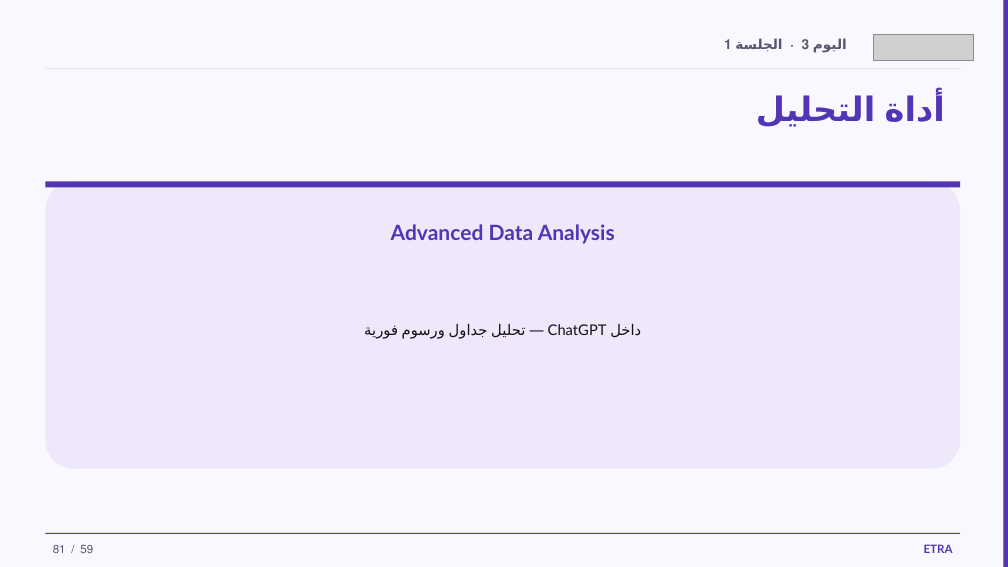
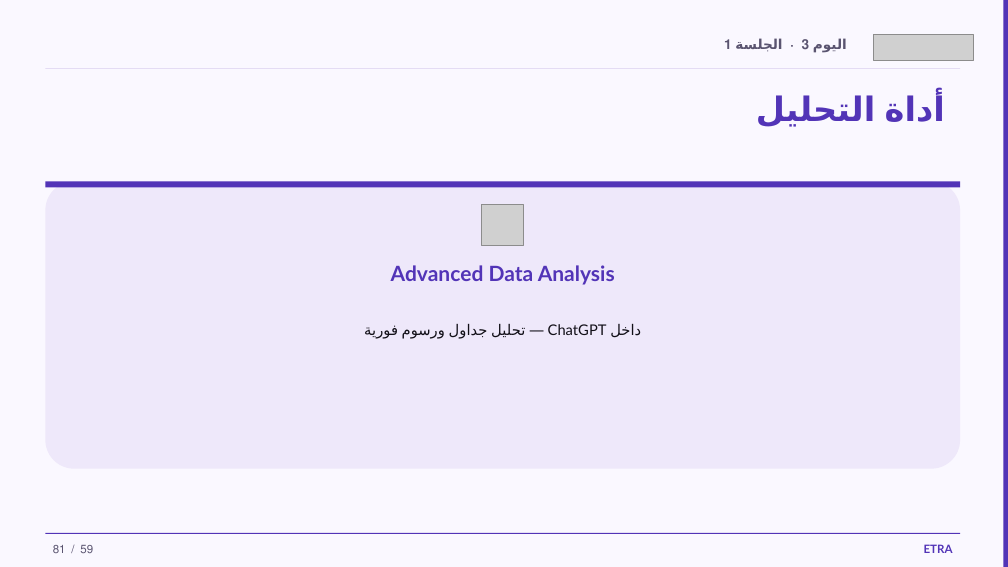
Before and after one commit to iksasa15/AI-ML, a slide deck: slide 59 of web-presentation/pdf-exports/ETRA-AI-Tools-Workshop-3Days-AR.pptx. Drawn at 1008x567 pixels with LibreOffice and Linux fonts; fonts in the diff are those of the drawing; grey boxes stand for pictures. Boxes give left, top, right and bottom in pixels: in the first picture for what was removed or moved away, otherwise in the second. Text is boxed around its words. In the diff, an @@ line names an element or a change of style, - is before the commit and + after.

Commit message:
feat: update workshop assets by replacing outdated icons, enhancing photo fetching script for improved logo sourcing, and refining tool icon mapping for better accuracy in presentations

```diff
--- a/web-presentation/pdf-exports/ETRA-AI-Tools-Workshop-3Days-AR.pptx
+++ b/web-presentation/pdf-exports/ETRA-AI-Tools-Workshop-3Days-AR.pptx
@@ picture added at bbox=[482, 204, 523, 246] @@
@@ text "Advanced Data Analysis": place and size @@
-text "Advanced Data Analysis" at bbox=[391, 224, 615, 244]
+text "Advanced Data Analysis" at bbox=[391, 265, 615, 285]
```
Also in this commit, not shown: 3 other slides changed, 30 other files.
